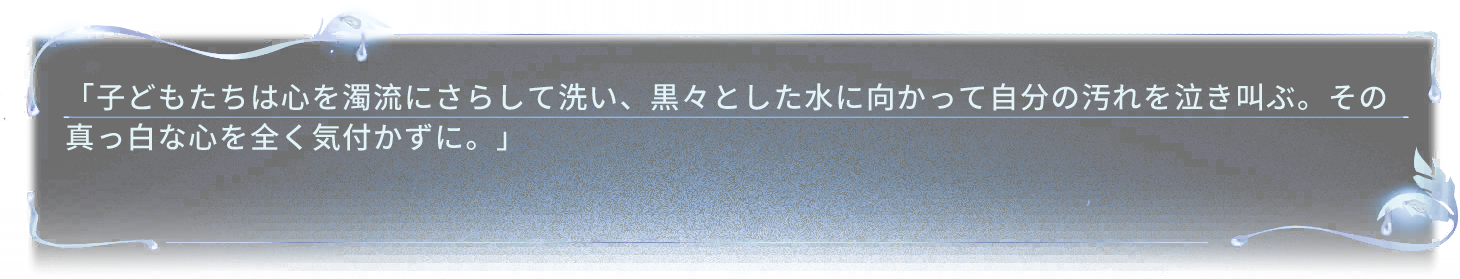
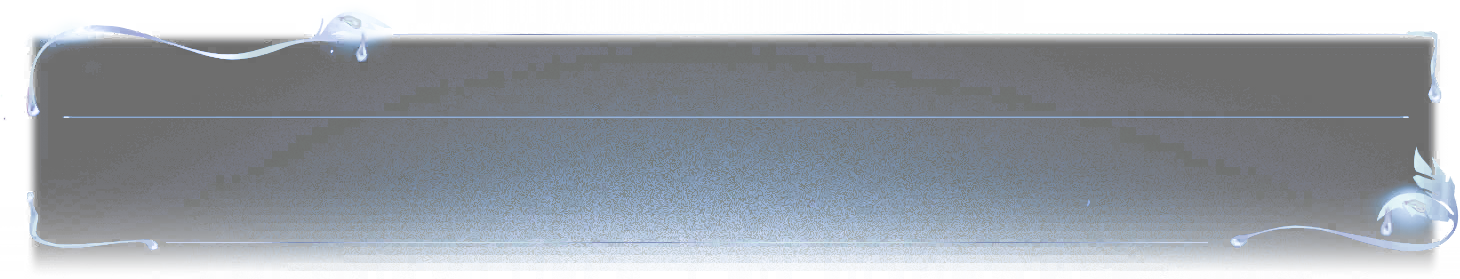
The second 1460 × 279 image is a revision of the first. Changes to its layers:
hid "「子どもたちは心を濁流にさらして洗い、黒々とした水に向かって自分の汚れを泣き叫ぶ。その真っ白な心を全く気付かずに。」" over [left=66, top=83, right=1386, bottom=151]
